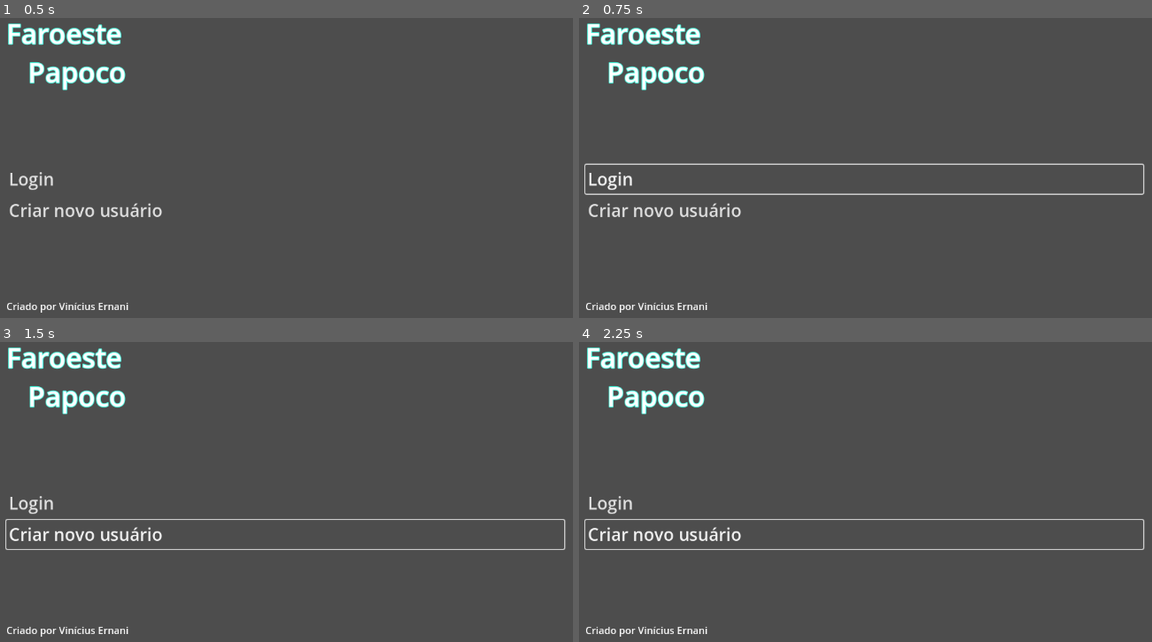
Above: before the commit, frames 1-4 (two rows, left to right).
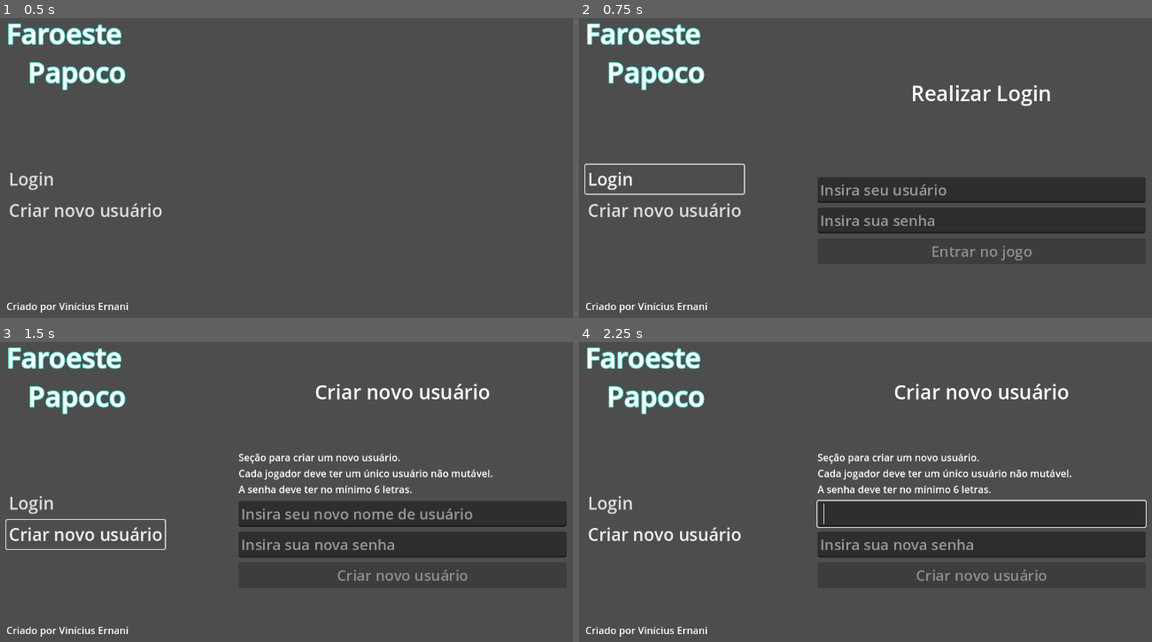
Above: after the commit, the same moments.

Repository: erneani/faroeste-papoco
Game: Godot game, scene res://scenes/ui/menu/Menu.tscn
Two runs of this game, one before a commit and one after it. Both use one fixed random seed, a clock stepped at 60 frames per second and the inputs below.
Inputs:
- Up to frame 1 (0.5 s): no input
- Up to frame 2 (0.75 s): click "Login" at 0.5 s
- Up to frame 3 (1.5 s): click "Criar novo usuário" at 1.25 s
- Up to frame 4 (2.25 s): tap Enter at 2 s; hold Right (right) from 2.03 s (still down); hold Space (main_action) from 2.03 s (still down)

Frame 1 is identical in both runs. In frame 2, 11% of the frame differs, in the area x 28-99%, y 22-81%; in frame 3, 12%; in frame 4, 12%, in the area x 0-100%, y 13-80%.

Commit message:
feat: update lobby design

Diff:
--- a/engine/scenes/ui/lobby/Lobby.tscn
+++ b/engine/scenes/ui/lobby/Lobby.tscn
@@ -1,7 +1,8 @@
-[gd_scene load_steps=3 format=3 uid="uid://dnqidj2tdodn4"]
+[gd_scene load_steps=4 format=3 uid="uid://dnqidj2tdodn4"]
 
 [ext_resource type="Script" path="res://scenes/ui/lobby/Lobby.gd" id="1_sdau7"]
 [ext_resource type="PackedScene" uid="uid://cieo33rija636" path="res://scenes/ui/chat/Chat.tscn" id="2_2cw35"]
+[ext_resource type="PackedScene" uid="uid://b5gvuxjgtul75" path="res://scenes/ui/matchs/Matchs.tscn" id="3_6ndrf"]
 
 [node name="MarginContainer" type="MarginContainer"]
 anchors_preset = 15
@@ -18,5 +19,10 @@
 
 [node name="VBoxContainer" parent="HBoxContainer" instance=ExtResource("2_2cw35")]
 layout_mode = 2
+size_flags_stretch_ratio = 0.5
+
+[node name="Matchs" parent="HBoxContainer" instance=ExtResource("3_6ndrf")]
+layout_mode = 2
+size_flags_horizontal = 3
 
 [connection signal="ready" from="." to="." method="_on_ready"]
--- /dev/null
+++ b/engine/scenes/ui/logon/Logon.gd
@@ -0,0 +1,20 @@
+extends VBoxContainer
+
+var username = ""
+var password
+
+func _on_password_input_text_changed(new_text):
+	password = new_text.sha256_text()
+	enable_button()
+
+func _on_username_input_text_changed(new_text):
+	username = new_text
+	enable_button()
+
+func _on_button_pressed():
+	print(username, password)
+
+# helper functions
+func enable_button():
+	if (username and password):
+		$Button.disabled = false
--- /dev/null
+++ b/engine/scenes/ui/logon/Logon.tscn
@@ -0,0 +1,48 @@
+[gd_scene load_steps=3 format=3 uid="uid://cjehbjl7xmq2d"]
+
+[ext_resource type="Script" path="res://scenes/ui/logon/Logon.gd" id="1_wa80p"]
+
+[sub_resource type="LabelSettings" id="LabelSettings_aqhm3"]
+font_size = 32
+
+[node name="Logon" type="VBoxContainer"]
+anchors_preset = 15
+anchor_right = 1.0
+anchor_bottom = 1.0
+grow_horizontal = 2
+grow_vertical = 2
+theme_override_constants/separation = 8
+script = ExtResource("1_wa80p")
+
+[node name="Label" type="Label" parent="."]
+layout_mode = 2
+size_flags_vertical = 6
+text = "Criar novo usuário"
+label_settings = SubResource("LabelSettings_aqhm3")
+horizontal_alignment = 1
+
+[node name="Instructions" type="Label" parent="."]
+layout_mode = 2
+text = "Seção para criar um novo usuário.
+Cada jogador deve ter um único usuário não mutável.
+A senha deve ter no mínimo 6 letras."
+
+[node name="UsernameInput" type="LineEdit" parent="."]
+layout_mode = 2
+theme_override_font_sizes/font_size = 24
+placeholder_text = "Insira seu novo nome de usuário"
+
+[node name="PasswordInput" type="LineEdit" parent="."]
+layout_mode = 2
+theme_override_font_sizes/font_size = 24
+placeholder_text = "Insira sua nova senha"
+
+[node name="Button" type="Button" parent="."]
+layout_mode = 2
+theme_override_font_sizes/font_size = 24
+disabled = true
+text = "Criar novo usuário"
+
+[connection signal="text_changed" from="UsernameInput" to="." method="_on_username_input_text_changed"]
+[connection signal="text_changed" from="PasswordInput" to="." method="_on_password_input_text_changed"]
+[connection signal="pressed" from="Button" to="." method="_on_button_pressed"]
--- /dev/null
+++ b/engine/scenes/ui/matchs/Matchs.tscn
@@ -0,0 +1,38 @@
+[gd_scene load_steps=2 format=3 uid="uid://b5gvuxjgtul75"]
+
+[ext_resource type="PackedScene" uid="uid://bjqcueqye4yu6" path="res://scenes/ui/matchs/match_row/MatchRow.tscn" id="1_a8gay"]
+
+[node name="Matchs" type="VBoxContainer"]
+anchors_preset = 15
+anchor_right = 1.0
+anchor_bottom = 1.0
+grow_horizontal = 2
+grow_vertical = 2
+theme_override_constants/separation = 30
+
+[node name="HBoxContainer" type="HBoxContainer" parent="."]
+layout_mode = 2
+theme_override_constants/separation = 8
+alignment = 2
+
+[node name="MatchInput" type="LineEdit" parent="HBoxContainer"]
+layout_mode = 2
+size_flags_horizontal = 3
+theme_override_font_sizes/font_size = 24
+placeholder_text = "Crie ou busque uma partida aqui..."
+
+[node name="SearchButton" type="Button" parent="HBoxContainer"]
+layout_mode = 2
+theme_override_font_sizes/font_size = 24
+text = "Pesquisar"
+
+[node name="CreateButton" type="Button" parent="HBoxContainer"]
+layout_mode = 2
+theme_override_font_sizes/font_size = 24
+text = "Criar nova partida"
+
+[node name="VBoxContainer" type="VBoxContainer" parent="."]
+layout_mode = 2
+
+[node name="MatchRow" parent="VBoxContainer" instance=ExtResource("1_a8gay")]
+layout_mode = 2
--- /dev/null
+++ b/engine/scenes/ui/matchs/match_row/MatchRow.gd
@@ -0,0 +1,9 @@
+extends HBoxContainer
+
+
+func _on_enter_button_pressed():
+	pass # Replace with function body.
+
+
+func _on_delete_button_pressed():
+	pass # Replace with function body.
--- /dev/null
+++ b/engine/scenes/ui/matchs/match_row/MatchRow.tscn
@@ -0,0 +1,35 @@
+[gd_scene load_steps=2 format=3 uid="uid://bjqcueqye4yu6"]
+
+[ext_resource type="Script" path="res://scenes/ui/matchs/match_row/MatchRow.gd" id="1_pww55"]
+
+[node name="MatchRow" type="HBoxContainer"]
+anchors_preset = 10
+anchor_right = 1.0
+offset_bottom = 42.0
+grow_horizontal = 2
+theme_override_constants/separation = 8
+script = ExtResource("1_pww55")
+
+[node name="MatchName" type="Label" parent="."]
+layout_mode = 2
+theme_override_font_sizes/font_size = 24
+text = "Minha sala"
+
+[node name="HBoxContainer" type="HBoxContainer" parent="."]
+layout_mode = 2
+size_flags_horizontal = 3
+alignment = 2
+
+[node name="EnterButton" type="Button" parent="HBoxContainer"]
+layout_mode = 2
+theme_override_font_sizes/font_size = 24
+text = "Entrar"
+
+[node name="DeleteButton" type="Button" parent="HBoxContainer"]
+layout_mode = 2
+theme_override_font_sizes/font_size = 24
+disabled = true
+text = "Deletar"
+
+[connection signal="pressed" from="HBoxContainer/EnterButton" to="." method="_on_enter_button_pressed"]
+[connection signal="pressed" from="HBoxContainer/DeleteButton" to="." method="_on_delete_button_pressed"]
--- /dev/null
+++ b/engine/scenes/ui/menu/Menu.gd
@@ -0,0 +1,15 @@
+extends MarginContainer
+
+
+# helper functions
+func hide_right_panels():
+	$HBoxContainer/MarginContainer/Login.visible = false
+	$HBoxContainer/MarginContainer/Logon.visible = false
+
+func _on_login_button_pressed():
+	hide_right_panels()
+	$HBoxContainer/MarginContainer/Login.visible = true
+
+func _on_create_account_button_pressed():
+	hide_right_panels()
+	$HBoxContainer/MarginContainer/Logon.visible = true
--- a/engine/scenes/ui/menu/Menu.tscn
+++ b/engine/scenes/ui/menu/Menu.tscn
@@ -1,6 +1,8 @@
-[gd_scene load_steps=3 format=3 uid="uid://boyghsgscnmpr"]
+[gd_scene load_steps=5 format=3 uid="uid://boyghsgscnmpr"]
 
+[ext_resource type="Script" path="res://scenes/ui/menu/Menu.gd" id="1_2h5q5"]
 [ext_resource type="PackedScene" uid="uid://detoul8vx6ub0" path="res://scenes/ui/login/Login.tscn" id="1_hgp3o"]
+[ext_resource type="PackedScene" uid="uid://cjehbjl7xmq2d" path="res://scenes/ui/logon/Logon.tscn" id="2_nty1m"]
 
 [sub_resource type="LabelSettings" id="LabelSettings_gpjtf"]
 line_spacing = 0.0
@@ -18,13 +20,14 @@
 theme_override_constants/margin_top = 80
 theme_override_constants/margin_right = 120
 theme_override_constants/margin_bottom = 80
+script = ExtResource("1_2h5q5")
 
 [node name="HBoxContainer" type="HBoxContainer" parent="."]
 layout_mode = 2
+theme_override_constants/separation = 120
 
 [node name="VBoxContainer" type="VBoxContainer" parent="HBoxContainer"]
 layout_mode = 2
-size_flags_horizontal = 3
 
 [node name="TitleLabel" type="Label" parent="HBoxContainer/VBoxContainer"]
 layout_mode = 2
@@ -59,8 +62,16 @@
 
 [node name="MarginContainer" type="MarginContainer" parent="HBoxContainer"]
 layout_mode = 2
+size_flags_horizontal = 3
 theme_override_constants/margin_bottom = 80
 
 [node name="Login" parent="HBoxContainer/MarginContainer" instance=ExtResource("1_hgp3o")]
 visible = false
 layout_mode = 2
+
+[node name="Logon" parent="HBoxContainer/MarginContainer" instance=ExtResource("2_nty1m")]
+visible = false
+layout_mode = 2
+
+[connection signal="pressed" from="HBoxContainer/VBoxContainer/MenuOptions/LoginButton" to="." method="_on_login_button_pressed"]
+[connection signal="pressed" from="HBoxContainer/VBoxContainer/MenuOptions/CreateAccountButton" to="." method="_on_create_account_button_pressed"]
